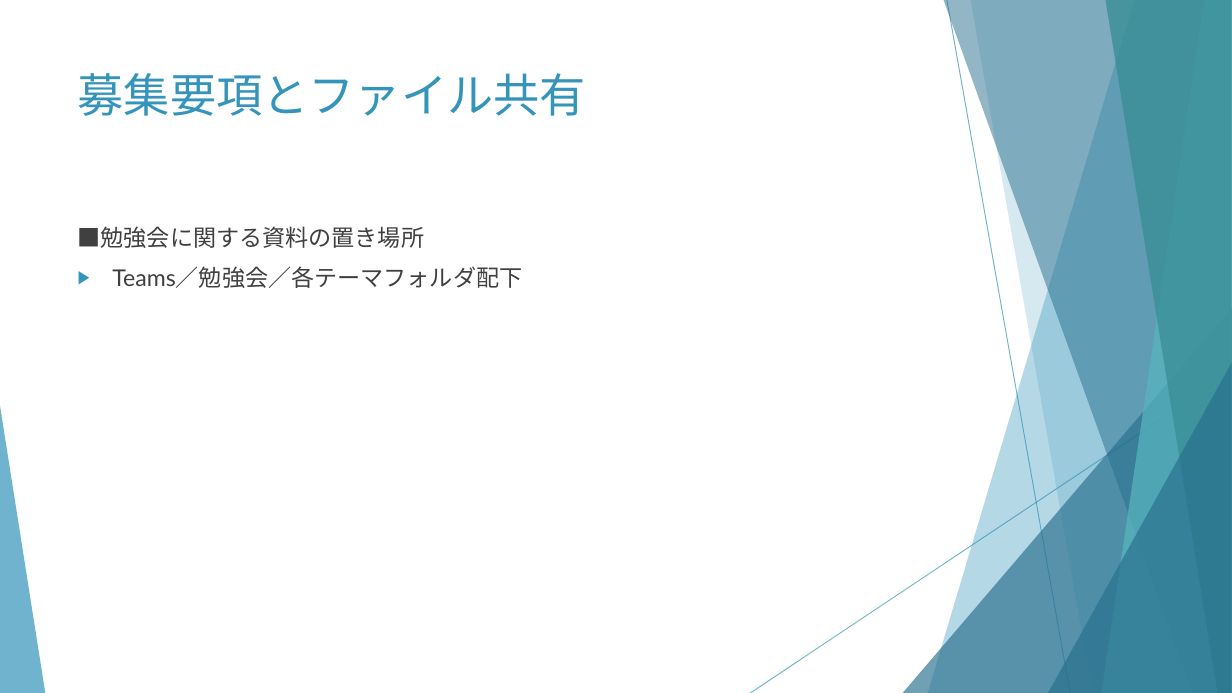
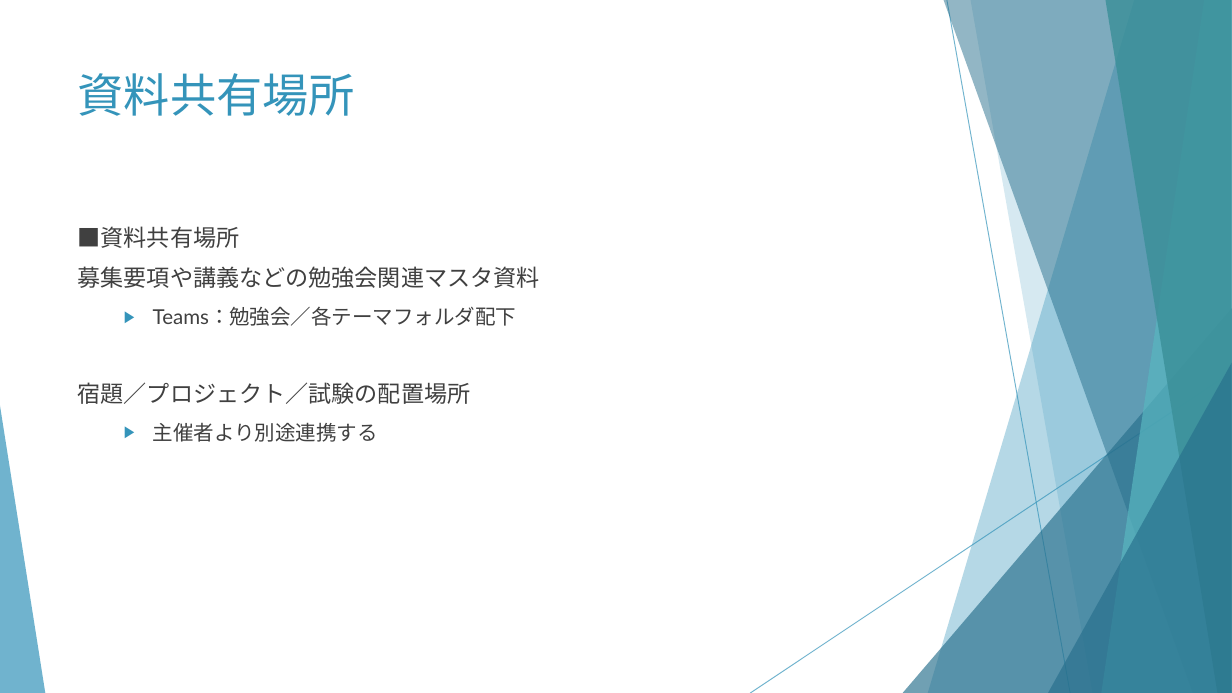
Before and after one commit to huangweijing/rpastudy, a slide deck: slide 11 of 010_事前準備/030_部会説明/20210212_勉強会説明.pptx (slide 10 before the commit). Drawn at 1232x693 pixels with LibreOffice and Linux fonts; fonts in the diff are those of the drawing. Boxes give left, top, right and bottom in pixels: in the first picture for what was removed or moved away, otherwise in the second. Text is boxed around its words. In the diff, an @@ line names an element or a change of style, - is before the commit and + after.

```diff
--- a/010_事前準備/030_部会説明/20210212_勉強会説明.pptx
+++ b/010_事前準備/030_部会説明/20210212_勉強会説明.pptx
@@ title at bbox=[78, 73, 355, 116]: text changed @@
-募集要項とファイル共有
+資料共有場所
@@ text at bbox=[78, 226, 540, 442]: text changed @@
-■勉強会に関する資料の置き場所
-▶ Teams／勉強会／各テーマフォルダ配下
+■資料共有場所
+募集要項や講義などの勉強会関連マスタ資料
+  ▶ Teams：勉強会／各テーマフォルダ配下
+宿題／プロジェクト／試験の配置場所
+  ▶ 主催者より別途連携する
```
Also in this commit, not shown: 6 other slides changed, 2 slides added, 2 slides removed.
